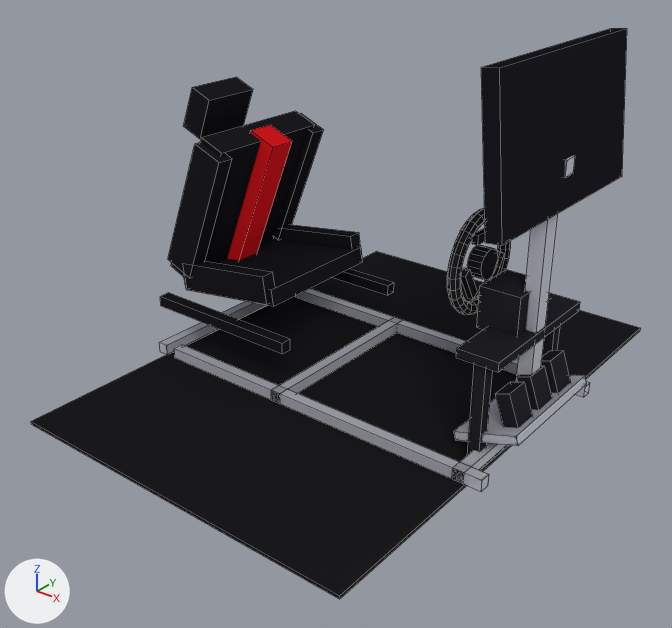
An edit to the Blender file assets-src/cafe/simrig.blend, drawn before and after from the same camera.
The view is the same before and after, from a 50 mm lens placed at (1.75, -2.35, 1.66), pointed at (0.01, -0.18, 0.31). Every picture has the same lights, and +X, +Y and +Z are marked at lower left. The first picture is the older version. Mesh edges are drawn as thin lines.

Objects in the first picture: 'Cafe_SimRig'.
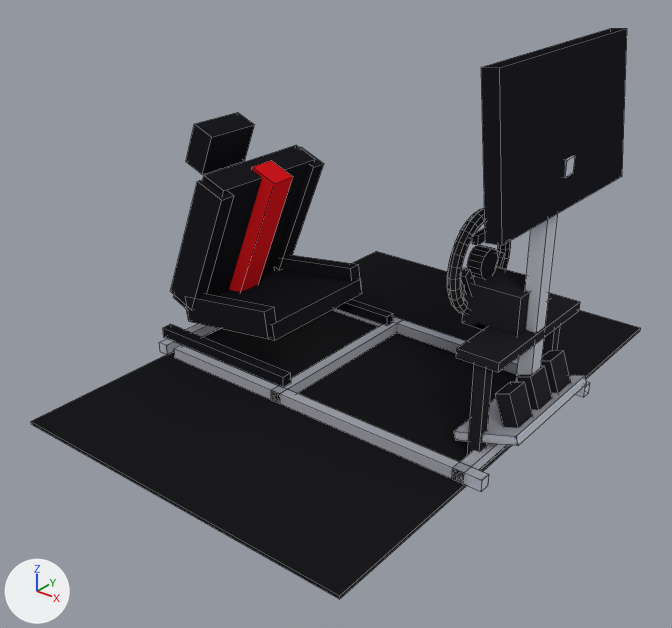
The change, as a list of edits to the scene's bpy script:
```text
Change me_cafe_simrig:
    where me_cafe_simrig.from_pydata(...)  # 504 vertices, 428 faces; spans x -0.74..0.74, y -0.95..0.95, z 0.0..1.22
    used by ob_cafe_simrig; location = (0.0, 0.0, 0.0)
    before: 184 (0.49, -0.08, 0.37) at pixel (476, 327), 185 (0.49, -0.08, 0.51) at pixel (479, 285), 186 (0.49, 0.08, 0.37), 187 (0.49, 0.08, 0.51) at pixel (506, 269)
    me_cafe_simrig part 1: the loose piece of 8 vertices spanning x -0.7..-0.1, y -0.32..-0.28, z 0.18..0.22 is moved by (0.0, 0.0, -0.13)
    me_cafe_simrig part 2: the loose piece of 8 vertices spanning x -0.7..-0.1, y 0.28..0.32, z 0.18..0.22 is moved by (0.0, 0.0, -0.13)
    me_cafe_simrig part 3: the loose piece of 8 vertices spanning x -0.64..-0.2, y -0.25..0.25, z 0.24..0.36 is moved by (0.0, 0.0, -0.13)
    me_cafe_simrig part 4: the loose piece of 8 vertices spanning x -0.72..-0.42, y -0.24..0.24, z 0.27..0.83 is moved by (0.0, 0.0, -0.13)
    me_cafe_simrig part 5: the loose piece of 8 vertices spanning x -0.7..-0.4, y -0.27..-0.21, z 0.31..0.81 is moved by (0.0, 0.0, -0.13)
    me_cafe_simrig part 6: the loose piece of 8 vertices spanning x -0.7..-0.4, y 0.21..0.27, z 0.31..0.81 is moved by (0.0, 0.0, -0.13)
    me_cafe_simrig part 7: the loose piece of 8 vertices spanning x -0.62..-0.21, y -0.26..-0.21, z 0.25..0.41 is moved by (0.0, 0.0, -0.13)
    me_cafe_simrig part 8: the loose piece of 8 vertices spanning x -0.62..-0.21, y 0.21..0.26, z 0.25..0.41 is moved by (0.0, 0.0, -0.13)
    me_cafe_simrig part 9: the loose piece of 8 vertices spanning x -0.74..-0.6, y -0.11..0.11, z 0.77..0.95 is moved by (0.0, 0.0, -0.13)
    me_cafe_simrig part 10: the loose piece of 8 vertices spanning x -0.67..-0.36, y -0.05..0.05, z 0.28..0.82 is moved by (0.0, 0.0, -0.13)
    me_cafe_simrig part 11
    add for i in [*range(184, 188)]: me_cafe_simrig.vertices[i].co += Vector((-0.05, 0.0, 0.0))
```

Changed parts and their boxes [x1, y1, x2, y2] in the pictures (672 x 628 px; the box of a moved part takes in the faces that stretch with it):
part 1 of me_cafe_simrig, moved or reshaped
    before: [160, 293, 290, 354]
    after: [163, 324, 291, 387]
part 2 of me_cafe_simrig, moved or reshaped
    before: [333, 269, 394, 295]
    after: [336, 299, 393, 325]
part 3 of me_cafe_simrig, moved or reshaped
    before: [184, 239, 363, 306]
    after: [186, 269, 362, 340]
part 4 of me_cafe_simrig, moved or reshaped
    before: [171, 111, 315, 277]
    after: [173, 145, 315, 308]
part 5 of me_cafe_simrig, moved or reshaped
    before: [168, 142, 232, 278]
    after: [170, 179, 234, 310]
part 6 of me_cafe_simrig, moved or reshaped
    before: [274, 113, 324, 240]
    after: [275, 147, 324, 270]
part 7 of me_cafe_simrig, moved or reshaped
    before: [185, 261, 275, 304]
    after: [187, 294, 276, 338]
part 8 of me_cafe_simrig, moved or reshaped
    before: [274, 225, 360, 249]
    after: [275, 255, 360, 281]
part 9 of me_cafe_simrig, moved or reshaped
    before: [183, 77, 253, 139]
    after: [186, 112, 254, 175]
part 10 of me_cafe_simrig, moved or reshaped
    before: [227, 125, 292, 260]
    after: [229, 161, 293, 292]
part 11 of me_cafe_simrig, moved or reshaped
    before: [477, 270, 529, 336]
    after: [462, 267, 529, 336]
